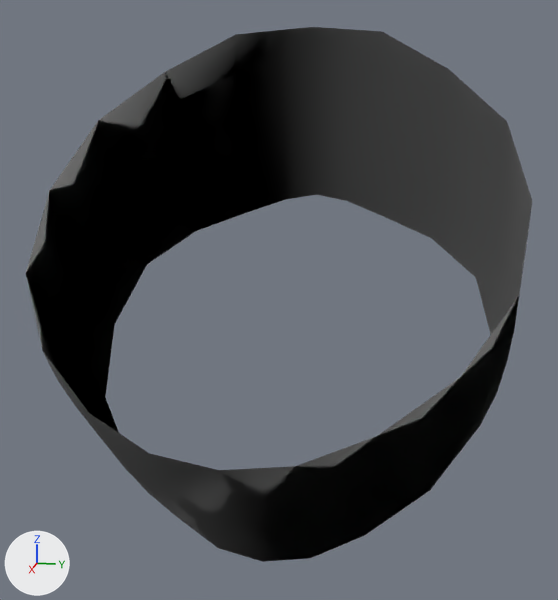
The FBX model maya/Stomach3.fbx: old version first, new version second.
Rendered twice from a 50 mm camera at (0.2307, 0.0058, 0.0283) aimed at (0.0554, -0.0292, -0.0155). Lighting does not change. The marker at lower left points along +X, +Y and +Z. Materials are left out; every surface is plain grey. Where no turn or scale is listed for an object, it has been applied to the vertices.

The first picture shows 'Stomach3'.
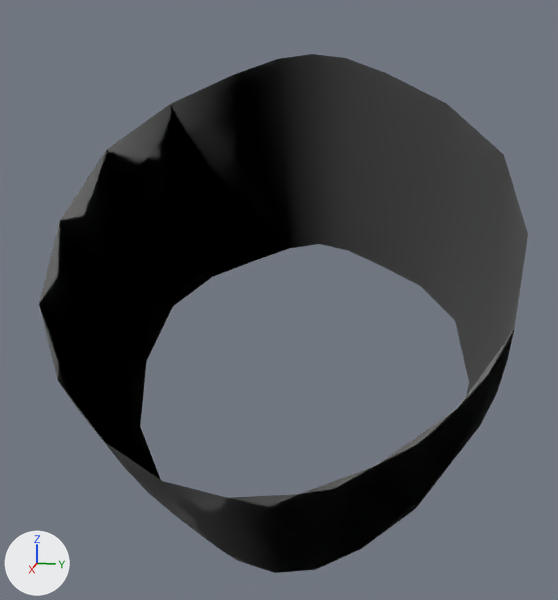
Where the newer file only moved an object's origin or applied its transform, the numbers keep the older frame.

Where the change shows, as pixel boxes (x1, y1, x2, y2) in the pictures (558 x 600 px):
'Stomach3', reshaped: before (26, 27, 532, 562); after (39, 54, 528, 573)
part 1 of me_mesh, deleted (black): before (26, 27, 532, 498)
part 2 of me_mesh, added (black): after (105, 195, 494, 573)

Edits to the bpy script that builds the scene:
```text
Change me_mesh:
    used by ob_stomach3; location = (0.0, 0.0, -0.4587)
    remove me_mesh.from_pydata(...)  # 100 vertices, 80 faces; spans x 0.0039..0.1131, y -0.0821..0.0258, z 0.3888..0.5084
    add me_mesh.from_pydata(...)  # 100 vertices, 80 faces; spans x -0.0026..0.1079, y -0.0821..0.0258, z 0.3769..0.5016
    me_mesh part 1
    20 vertices are removed from x 0.0175..0.1131, y -0.082..0.0256, z 0.4272..0.5084
    20 faces are deleted
    me_mesh part 2
    20 vertices are added at x -0.0026..0.0657, y -0.0735..0.0171, z 0.3769..0.4471
    20 new faces join them
```
